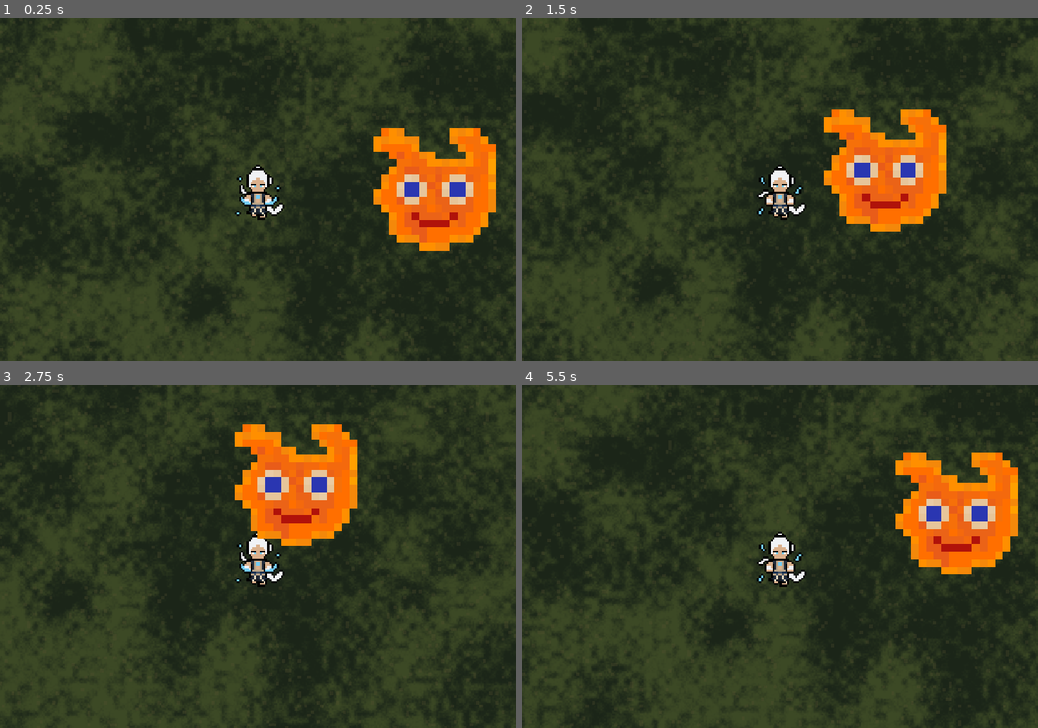
Above: before the commit, frames 1-4 (two rows, left to right).
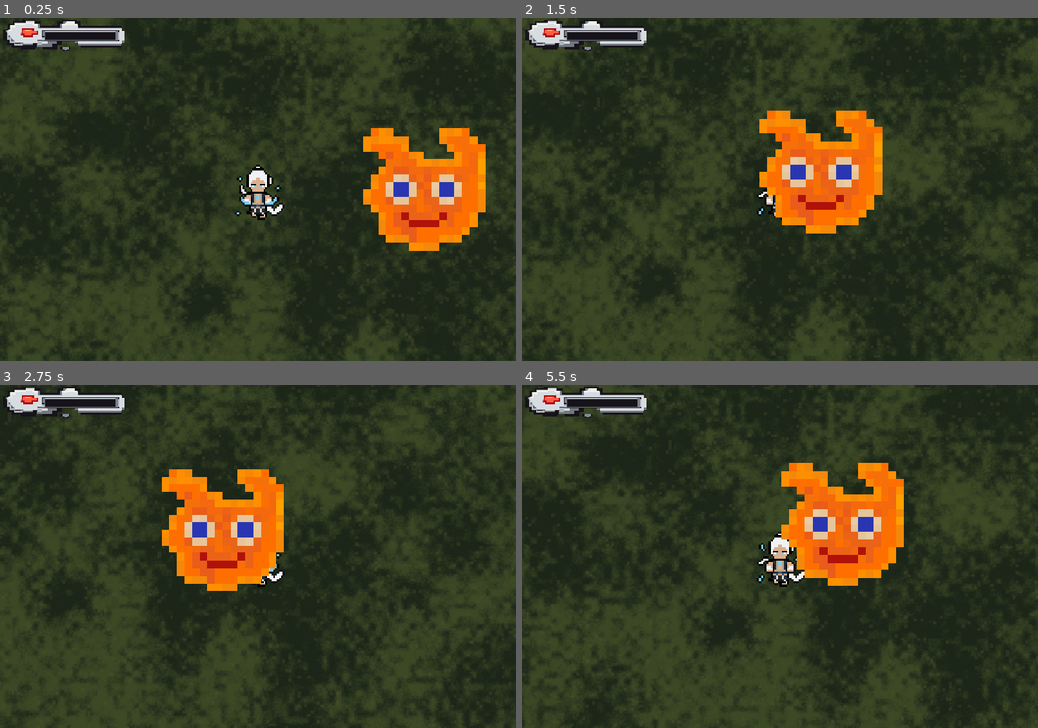
Above: after the commit, the same moments.

Repository: WolfScarlet47/FantasyOdyssey
Game: Godot game, scene res://assets/Scenaries/forest.tscn
Two runs of this game, one before a commit and one after it. Both use one fixed random seed, a clock stepped at 60 frames per second and the inputs below.
Inputs:
- Up to frame 1 (0.25 s): no input
- Up to frame 2 (1.5 s): hold Right (ui_right) 0.53-1.28 s; hold Down (ui_down) from 1.28 s (still down)
- Up to frame 3 (2.75 s): release Down (ui_down) at 2.03 s; hold Right (ui_right) from 2.03 s (still down)
- Up to frame 4 (5.5 s): release Right (ui_right) at 2.78 s; hold Up (ui_up) 2.78-3.53 s; hold Left (ui_left) 3.53-5.03 s; hold Down (ui_down) from 5.03 s (still down)

The runs differ from the first frame. In frame 1, 5.9% of the frame differs, in the area x 0-97%, y 0-68%; in frame 2, 11%; in frame 3, 12%; in frame 4, 14%, in the area x 0-97%, y 0-59%.
Error before the commit: Invalid access to property or key 'area_entered' on a base object of type 'null instance'. (res://assets/Scenaries/animated_sprite_2d.gd:16)

Commit message:
Add health HUD and enemy contact hitboxes

Diff:
--- a/assets/Scenaries/forest.tscn
+++ b/assets/Scenaries/forest.tscn
@@ -5,6 +5,8 @@
 [ext_resource type="Script" uid="uid://dj7kuhbceihas" path="res://assets/Scenaries/animated_sprite_2d.gd" id="3_1ul24"]
 [ext_resource type="Texture2D" uid="uid://byx6p3btnvl2q" path="res://assets/img/enemy/willowisp.png" id="4_wisp"]
 [ext_resource type="Script" path="res://assets/Scenaries/enemy_chase.gd" id="5_chase"]
+[ext_resource type="Texture2D" path="res://assets/img/ui/health_frame.svg" id="6_frame"]
+[ext_resource type="Texture2D" path="res://assets/img/ui/health_fill.svg" id="7_fill"]
 
 [sub_resource type="SpriteFrames" id="SpriteFrames_8w0r3"]
 animations = [{
@@ -19,6 +21,12 @@
 "name": &"idle",
 "speed": 4.0
 }]
+
+[sub_resource type="CircleShape2D" id="CircleShape_player"]
+radius = 7.0
+
+[sub_resource type="CircleShape2D" id="CircleShape_enemy"]
+radius = 18.0
 
 [sub_resource type="Shader" id="Shader_forest_ground"]
 code = "shader_type canvas_item;\n\nfloat hash21(vec2 p) {\n    p = fract(p * vec2(123.34, 456.21));\n    p += dot(p, p …(916 unchanged characters)…
@@ -53,9 +61,45 @@
 limit_right = 2160
 limit_bottom = 1440
 
-[node name="WillOWisp" type="Sprite2D" parent="." unique_id=1827300041]
+[node name="DamageArea" type="Area2D" parent="Character"]
+collision_layer = 0
+collision_mask = 2
+
+[node name="CollisionShape2D" type="CollisionShape2D" parent="Character/DamageArea"]
+shape = SubResource("CircleShape_player")
+
+[node name="WillOWisp" type="Area2D" parent="." unique_id=1827300041]
 position = Vector2(1450, 720)
+collision_layer = 2
+collision_mask = 0
+script = ExtResource("5_chase")
+target_path = NodePath("../Character")
+
+[node name="Sprite" type="Sprite2D" parent="WillOWisp"]
 scale = Vector2(4, 4)
 texture = ExtResource("4_wisp")
-script = ExtResource("5_chase")
-target_path = NodePath("../Character")
+
+[node name="CollisionShape2D" type="CollisionShape2D" parent="WillOWisp"]
+shape = SubResource("CircleShape_enemy")
+
+[node name="HealthHUD" type="CanvasLayer" parent="."]
+layer = 10
+
+[node name="HealthBar" type="TextureProgressBar" parent="HealthHUD"]
+offset_left = 80.0
+offset_top = 19.0
+offset_right = 255.0
+offset_bottom = 53.0
+mouse_filter = 2
+min_value = 0.0
+max_value = 100.0
+value = 100.0
+fill_mode = 0
+texture_progress = ExtResource("7_fill")
+
+[node name="Frame" type="TextureRect" parent="HealthHUD"]
+offset_right = 262.0
+offset_bottom = 73.0
+mouse_filter = 2
+texture = ExtResource("6_frame")
+expand_mode = 1
